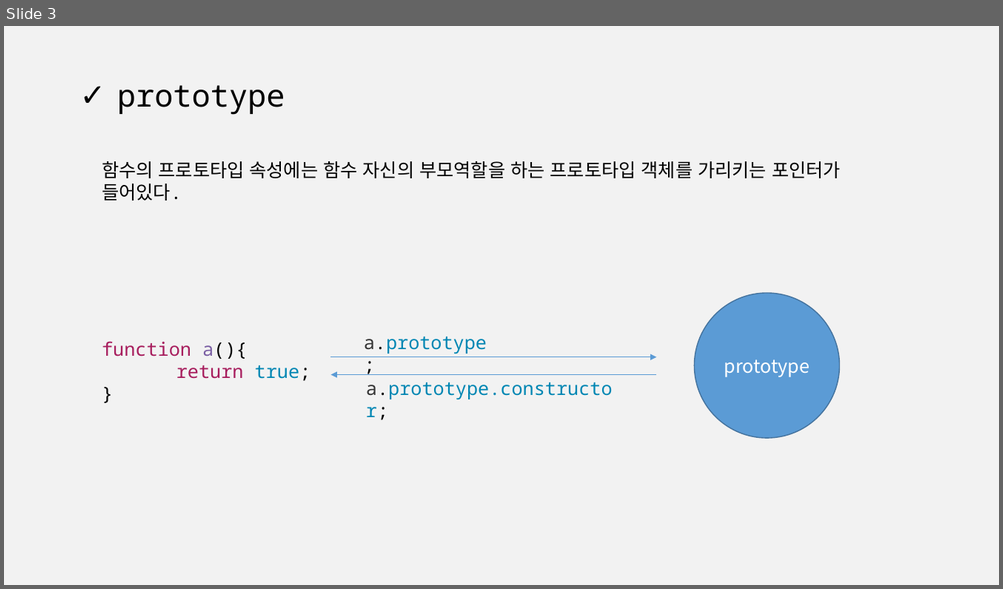
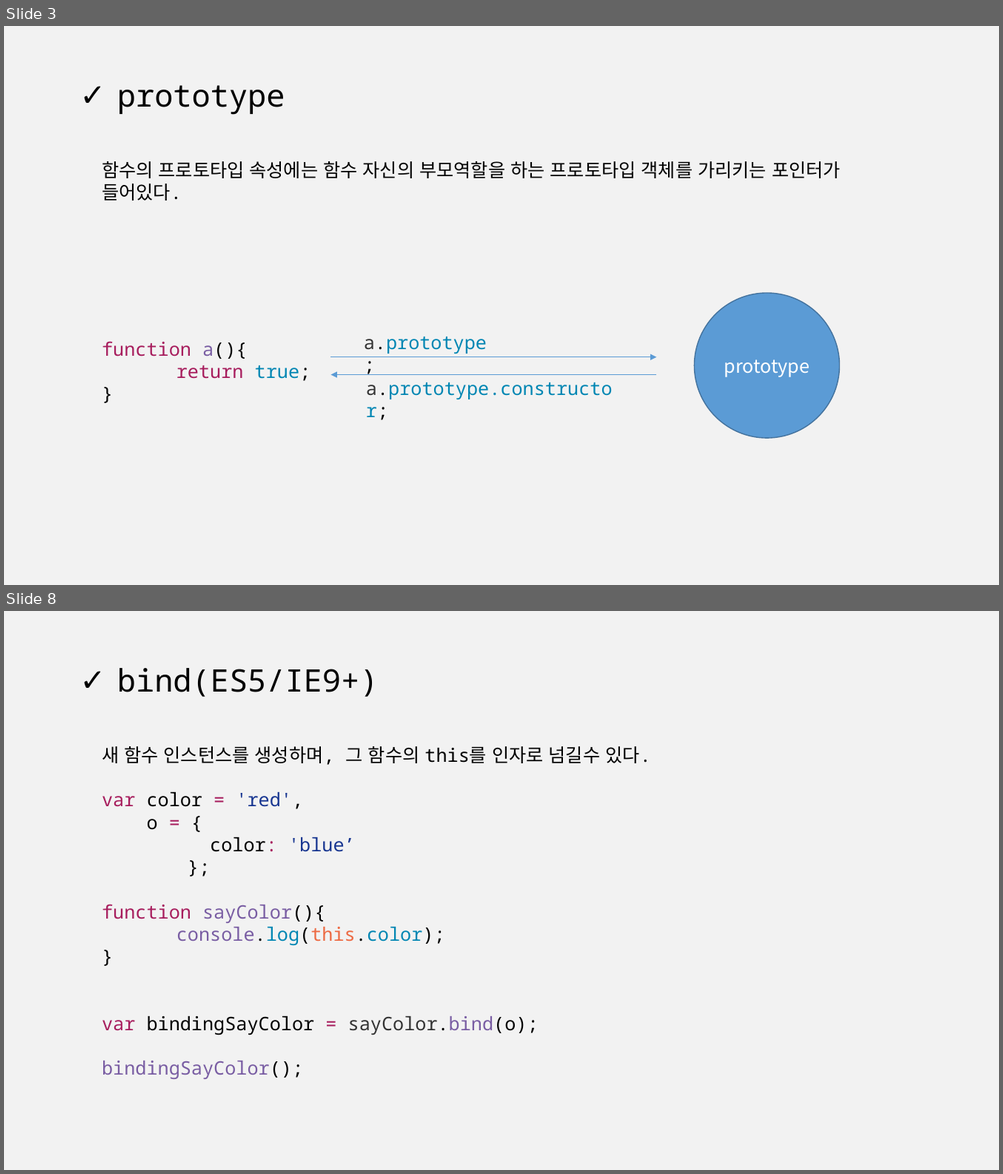
Before and after one commit to c11g/javascriptShare, a slide deck: 15_자바스크립트의이해_function.pptx. Shown one above the other, each under a label of ours: slide 3 before the commit, slides 3 and 8 after it; the slides between them are not shown. The pictures are 1003x589 and 1003x1174 pixels, drawn with LibreOffice and Linux fonts; fonts in the diff are those of the drawing. Boxes give left, top, right and bottom in pixels: in the first picture for what was removed or moved away, otherwise in the second. Text is boxed around its words. In the diff, an @@ line names an element or a change of style, - is before the commit and + after.

```diff
--- a/15_자바스크립트의이해_function.pptx
+++ b/15_자바스크립트의이해_function.pptx
@@ slide 8 added at <box>4,611,999,1170</box>, background #F2F2F2 @@
@@ title added at <box>117,668,378,697</box>, 30 pt, text #000000 @@
+✓ bind(ES5/IE9+)
@@ text added at <box>102,746,651,1079</box>, 18 pt, text #000000 @@
+새 함수 인스턴스를 생성하며, 그 함수의 this를 인자로 넘길수 있다.
+var color = 'red',
+o = {
+color: 'blue’
+};
+function sayColor(){
+console.log(this.color);
+}
+var bindingSayColor = sayColor.bind(o);
+bindingSayColor();
```
Also in this commit, not shown: 2 slides changed, 2 other slides added, 2 other files.
